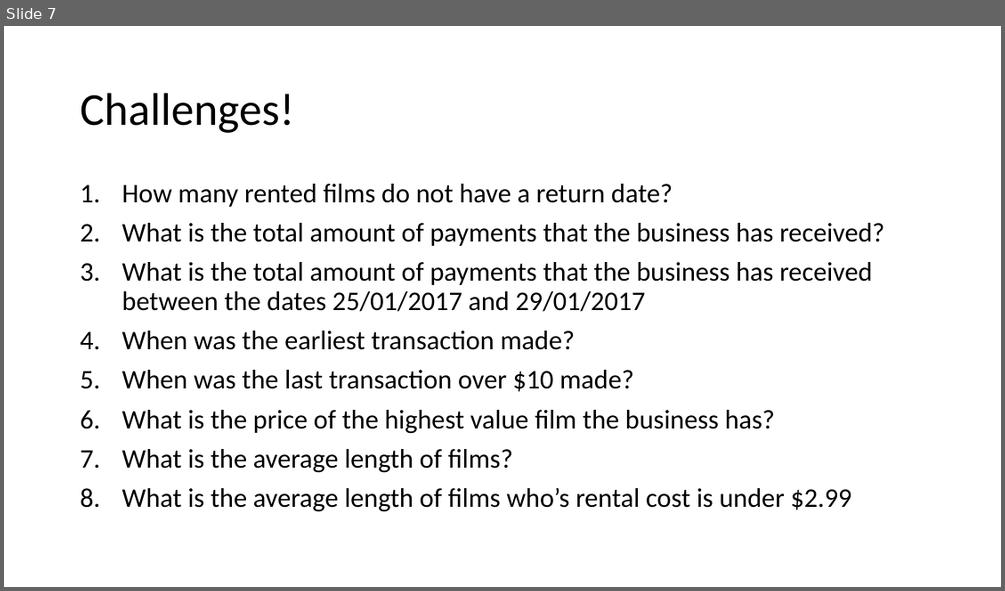
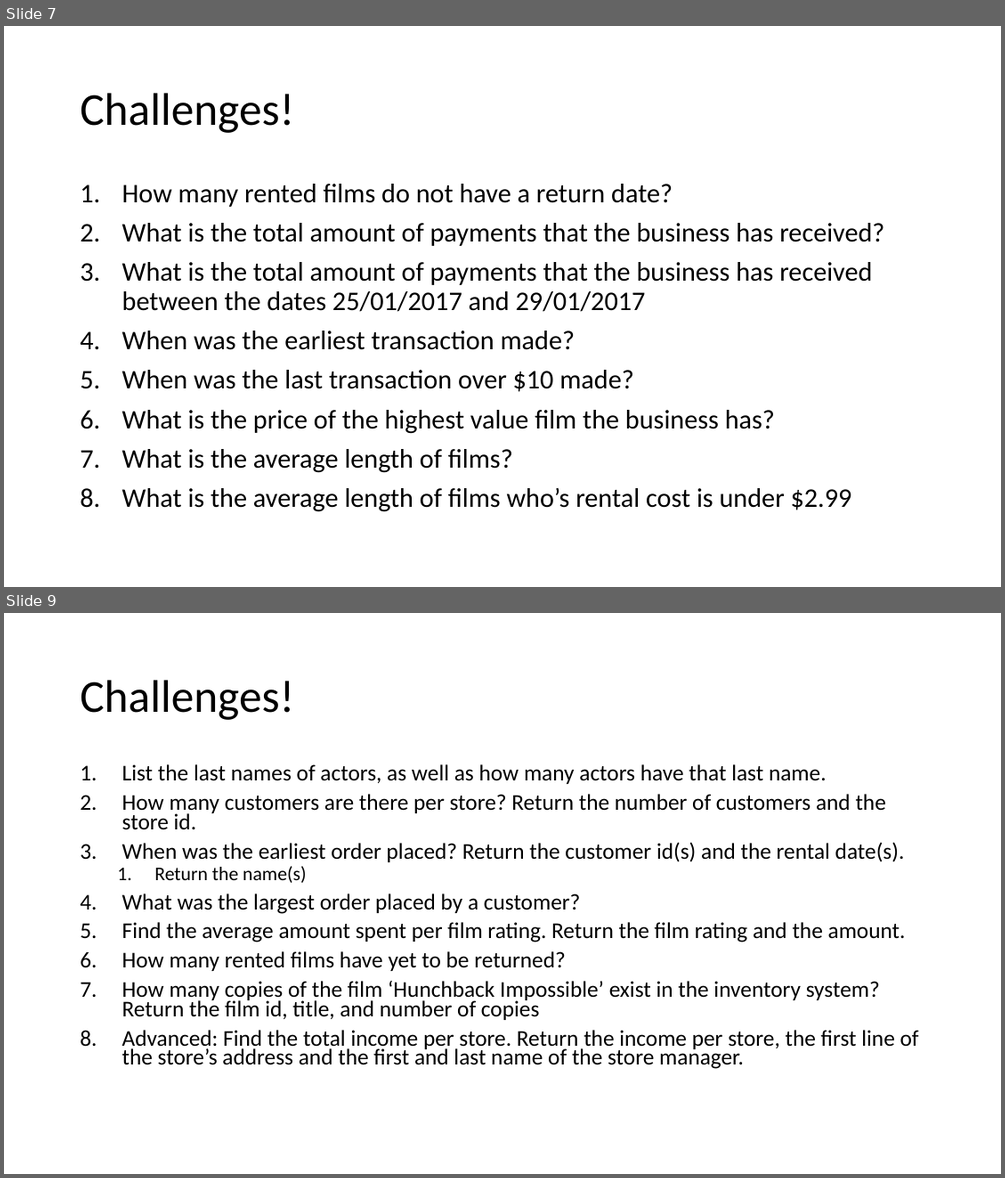
Before and after one commit to TataAndBigData/Practical-ML-DS, a slide deck: Chapter 2. Python for Data Scientists/Module 2. SQL/2. SQL Aggregations.pptx. Shown one above the other, each under a label of ours: slide 7 before the commit, slides 7 and 9 after it; the slides between them are not shown. The pictures are 1005x591 and 1005x1178 pixels, drawn with LibreOffice and Linux fonts; fonts in the diff are those of the drawing. Boxes give left, top, right and bottom in pixels: in the first picture for what was removed or moved away, otherwise in the second. Text is boxed around its words. In the diff, an @@ line names an element or a change of style, - is before the commit and + after.

```diff
--- a/Chapter 2. Python for Data Scientists/Module 2. SQL/2. SQL Aggregations.pptx
+++ b/Chapter 2. Python for Data Scientists/Module 2. SQL/2. SQL Aggregations.pptx
@@ slide 9 added at [4,613,1001,1174], background #FFFFFF @@
@@ title added at [80,680,294,720], 44 pt, text #000000 @@
+Challenges!
@@ text added at [122,764,919,1069], 21.7 pt, text #000000 @@
+1. List the last names of actors, as well as how many actors have that last name.
+2. How many customers are there per store? Return the number of customers and the store id.
+3. When was the earliest order placed? Return the customer id(s) and the rental date(s).
+  1. Return the name(s)
+4. What was the largest order placed by a customer?
+5. Find the average amount spent per film rating. Return the film rating and the amount.
+6. How many rented films have yet to be returned?
+7. How many copies of the film ‘Hunchback Impossible’ exist in the inventory system? Return the film id, title, and number of copies
+8. Advanced: Find the total income per store. Return the income per store, the first line of the store’s address and the first and last name of the store manager.
```
Also in this commit, not shown: 1 slide changed, 9 other slides added, 1 slide removed.
